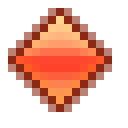
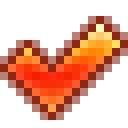
Comparing the layer stacks of the two 128x128 images. Changes:
hid "Rhomb 0" over [left=16, top=16, right=104, bottom=104]
showed "Слой 0" over [left=8, top=24, right=120, bottom=112]
